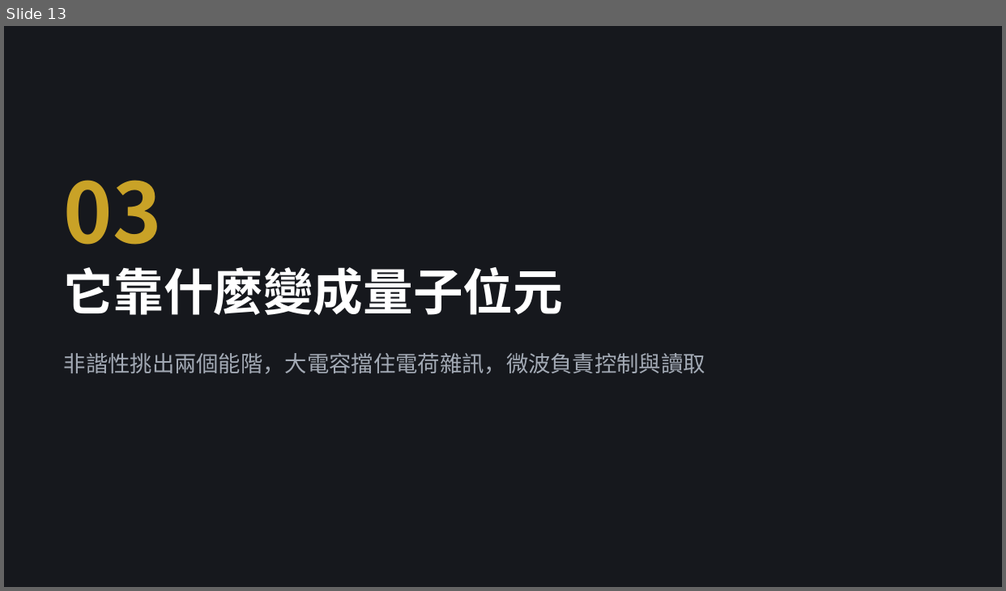
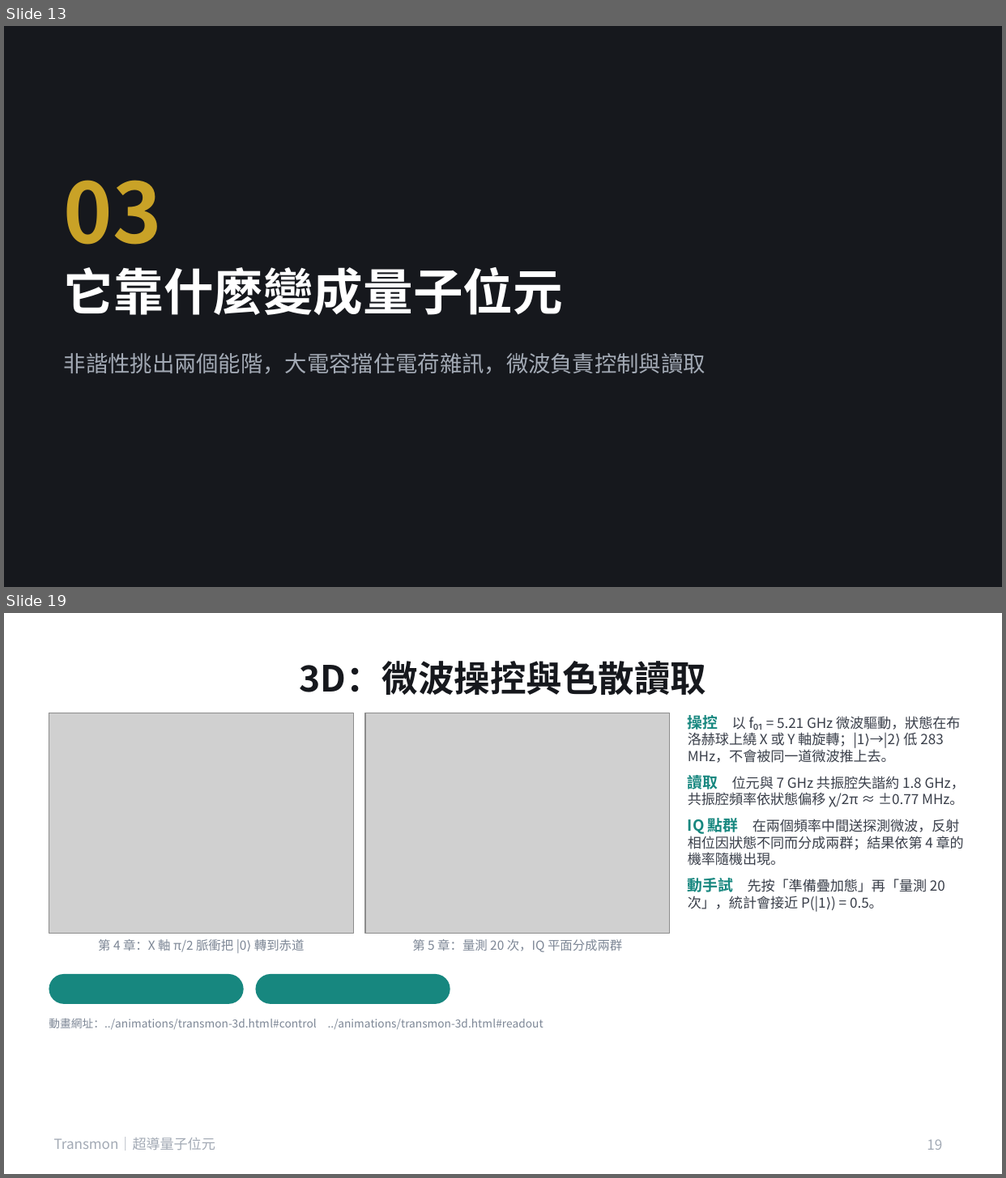
Before and after one commit to pcpcchen-coder/QuantumComputing, a slide deck: slides/transmon.pptx. Shown one above the other, each under a label of ours: slide 13 before the commit, slides 13 and 19 after it; the slides between them are not shown. The pictures are 1006x591 and 1006x1178 pixels, drawn with LibreOffice and Linux fonts; fonts in the diff are those of the drawing; grey boxes stand for pictures. Boxes give left, top, right and bottom in pixels: in the first picture for what was removed or moved away, otherwise in the second. Text is boxed around its words. In the diff, an @@ line names an element or a change of style, - is before the commit and + after.

```diff
--- a/slides/transmon.pptx
+++ b/slides/transmon.pptx
@@ slide 19 added at (4,613,1002,1174), background #FFFFFF @@
@@ title added at (299,661,706,695), 26 pt, text #16181D, bold @@
+3D：微波操控與色散讀取
@@ picture added at (49,713,353,933) @@
@@ picture added at (365,713,670,933) @@
@@ text added at (688,715,965,912), 10 pt, text #3A3F4A @@
+操控 以 f₀₁ = 5.21 GHz 微波驅動，狀態在布洛赫球上繞 X 或 Y 軸旋轉；|1⟩→|2⟩ 低 283 MHz，不會被同一道微波推上去。
+讀取 位元與 7 GHz 共振腔失諧約 1.8 GHz，共振腔頻率依狀態偏移 χ/2π ≈ ±0.77 MHz。
+IQ 點群 在兩個頻率中間送探測微波，反射相位因狀態不同而分成兩群；結果依第 4 章的機率隨機出現。
+動手試 先按「準備疊加態」再「量測 20 次」，統計會接近 P(|1⟩) = 0.5。
@@ text added at (98,939,305,953), 9 pt, text #7D8796 @@
+第 4 章：X 軸 π/2 脈衝把 |0⟩ 轉到赤道
@@ text added at (412,939,622,952), 9 pt, text #7D8796 @@
+第 5 章：量測 20 次，IQ 平面分成兩群
@@ rounded rectangle added at (49,974,244,1004), fill #17877F @@
@@ rounded rectangle added at (255,974,450,1004), fill #17877F @@
@@ text added at (49,1018,543,1030), 8 pt, text #7D8796 @@
+動畫網址：../animations/transmon-3d.html#control ../animations/transmon-3d.html#readout
@@ text added at (54,1137,215,1151), 10 pt, text #A3AAB5 @@
+Transmon｜超導量子位元
@@ page number added at (927,1139,942,1150), 10 pt, text #A3AAB5 @@
+19
```
Also in this commit, not shown: 13 slides changed, 5 other slides added, 18 other files.
